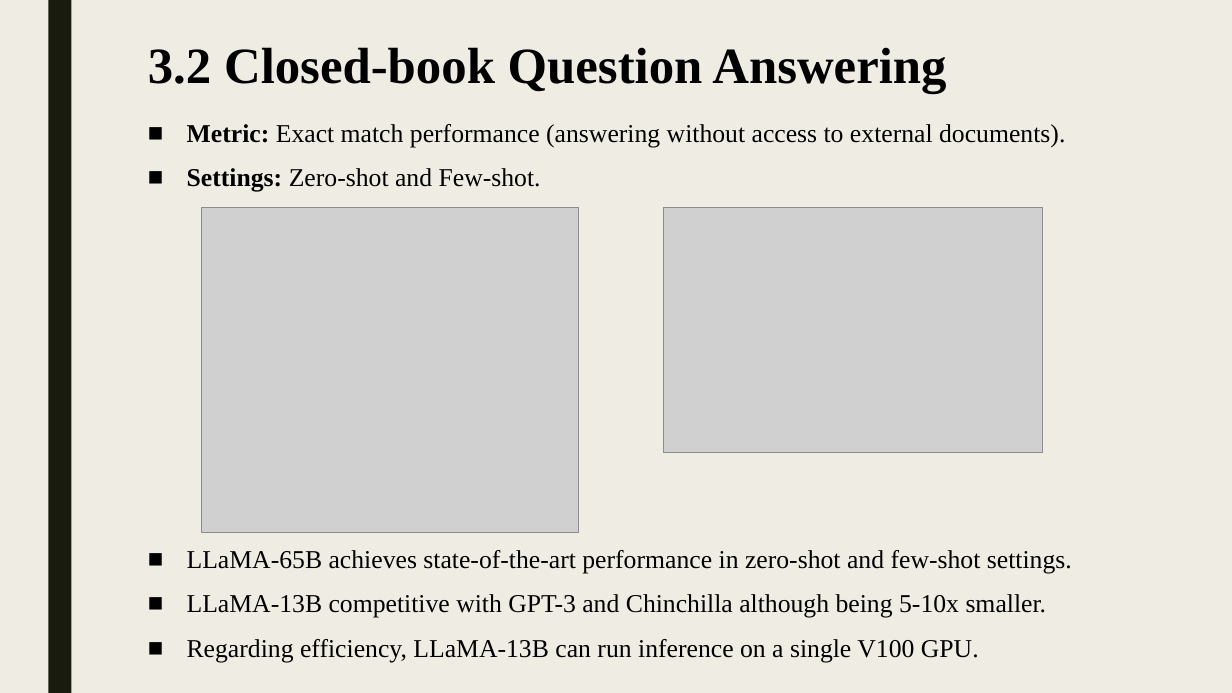
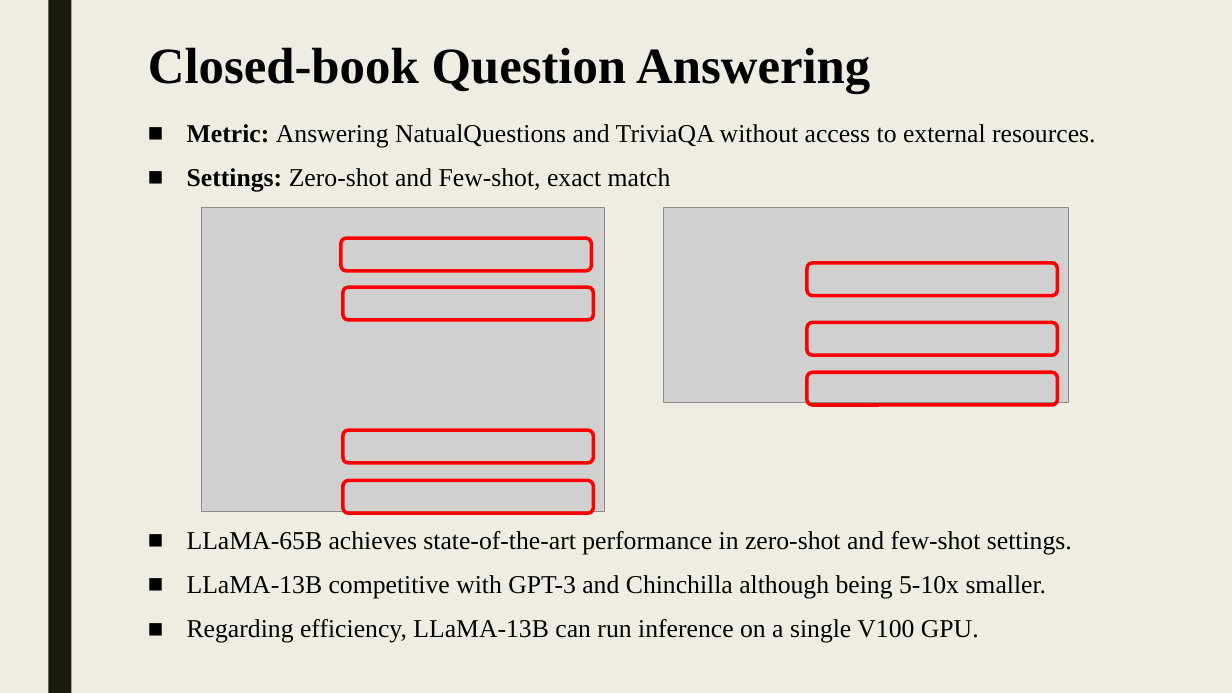
Before and after one commit to shlomi1993/llm-from-scratch, a slide deck: slide 11 of presentation/Lecture Slides.pptx (slide 8 before the commit). Drawn at 1232x693 pixels with LibreOffice and Linux fonts; fonts in the diff are those of the drawing; grey boxes stand for pictures. Boxes give left, top, right and bottom in pixels: in the first picture for what was removed or moved away, otherwise in the second. Text is boxed around its words. In the diff, an @@ line names an element or a change of style, - is before the commit and + after.

```diff
--- a/presentation/Lecture Slides.pptx
+++ b/presentation/Lecture Slides.pptx
@@ title at bbox=[148, 47, 870, 94]: text changed @@
-3.2 Closed-book Question Answering
+Closed-book Question Answering
@@ text at bbox=[187, 124, 1095, 192]: text changed @@
-■ Metric: Exact match performance (answering without access to external documents).
-■ Settings: Zero-shot and Few-shot.
+■ Metric: Answering NatualQuestions and TriviaQA without access to external resources.
+■ Settings: Zero-shot and Few-shot, exact match
@@ picture: place and size @@
-picture at bbox=[201, 208, 579, 532]
+picture at bbox=[201, 208, 604, 511]
@@ picture: place and size @@
-picture at bbox=[664, 208, 1043, 453]
+picture at bbox=[664, 208, 1068, 403]
@@ rounded rectangle added at bbox=[341, 238, 592, 271], outline #FF0000 2.75 pt @@
@@ rounded rectangle added at bbox=[807, 263, 1057, 296], outline #FF0000 2.75 pt @@
@@ rounded rectangle added at bbox=[343, 287, 593, 320], outline #FF0000 2.75 pt @@
@@ rounded rectangle added at bbox=[807, 323, 1057, 355], outline #FF0000 2.75 pt @@
@@ rounded rectangle added at bbox=[807, 372, 1057, 405], outline #FF0000 2.75 pt @@
@@ rounded rectangle added at bbox=[343, 431, 593, 463], outline #FF0000 2.75 pt @@
@@ rounded rectangle added at bbox=[343, 481, 593, 513], outline #FF0000 2.75 pt @@
@@ text "LLaMA-65B achieves state-of-the-art performance in ...": place and size @@
-text "LLaMA-65B achieves state-of-the-art performance in ..." at bbox=[187, 550, 1072, 662]
+text "LLaMA-65B achieves state-of-the-art performance in ..." at bbox=[187, 531, 1072, 643]
```
Also in this commit, not shown: 3 other slides changed, 3 slides added, 2 slides removed.
